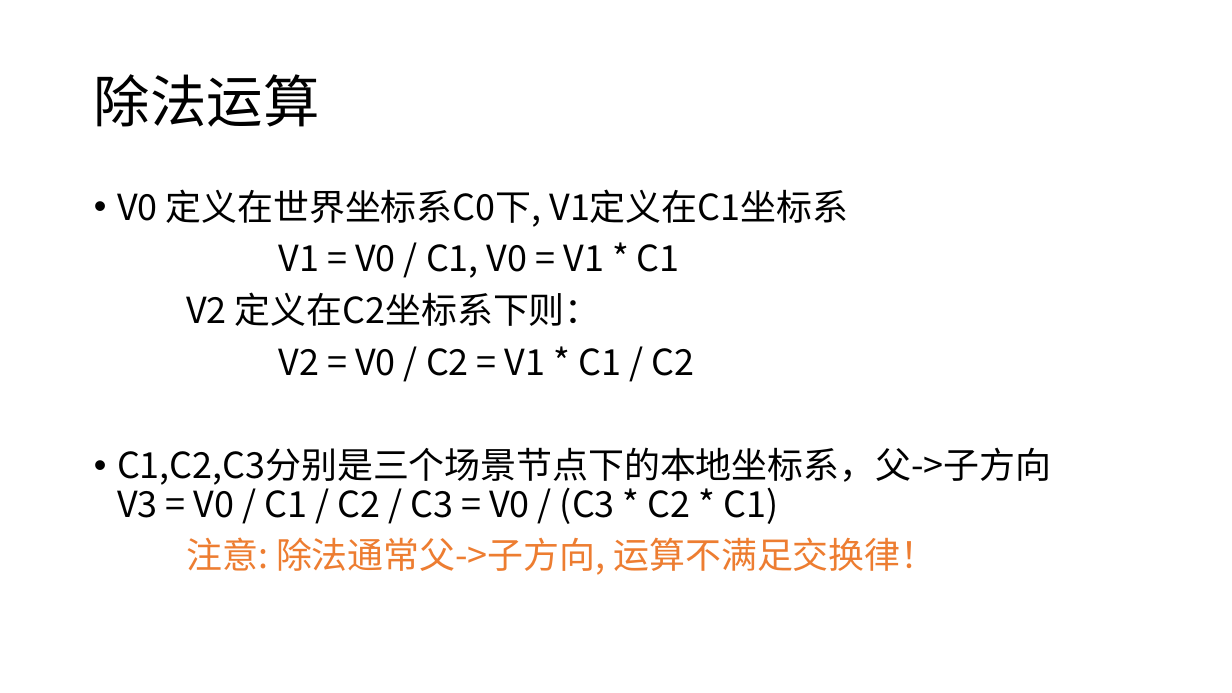
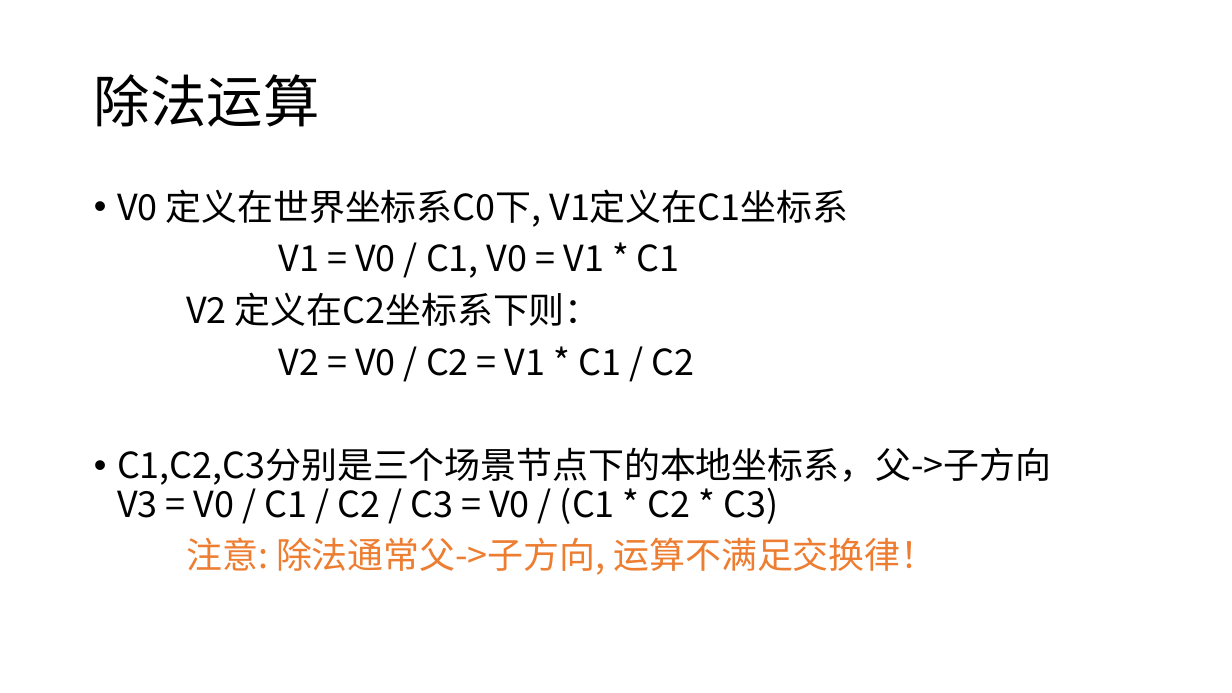
Before and after one commit to panguojun/Coordinate-System, a slide deck: slide 17 of 坐标系.pptx. Drawn at 1232x693 pixels with LibreOffice and Linux fonts; fonts in the diff are those of the drawing. Boxes give left, top, right and bottom in pixels: in the first picture for what was removed or moved away, otherwise in the second. Text is boxed around its words. In the diff, an @@ line names an element or a change of style, - is before the commit and + after.

```diff
--- a/坐标系.pptx
+++ b/坐标系.pptx
@@ text at (117, 447, 1051, 524): text changed @@
-• C1,C2,C3分别是三个场景节点下的本地坐标系，父->子方向 V3 = V0 / C1 / C2 / C3 = V0 / (C3 * C2 * C1)
+• C1,C2,C3分别是三个场景节点下的本地坐标系，父->子方向 V3 = V0 / C1 / C2 / C3 = V0 / (C1 * C2 * C3)
```
Also in this commit, not shown: 11 other slides changed, 2 slides added.
